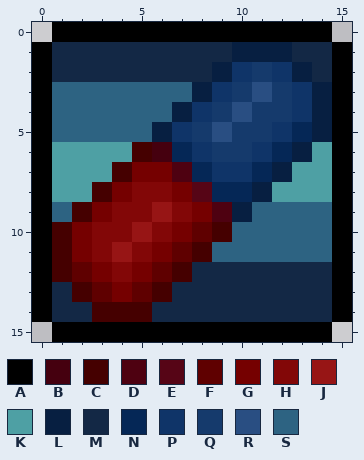
A pixel-art sprite gets an edit: Buffs/Pills.png. The first picture shows the starting point.
The file is 32x32 pixels, drawn in blocks of 2x2; one block is one cell here. Colours within 5 levels of each other are drawn and written as one.
Palette (. is transparent): A #000000  B #45000f  C #450000  D #4e0111  E #560516  F #5f0000  G #750000  H #820707  J #971515  K #4ea0a4  L #071f41  M #132845  N #052756  P #0f3468  Q #153a6c  R #294e82  S #2d6382
Now the later version:
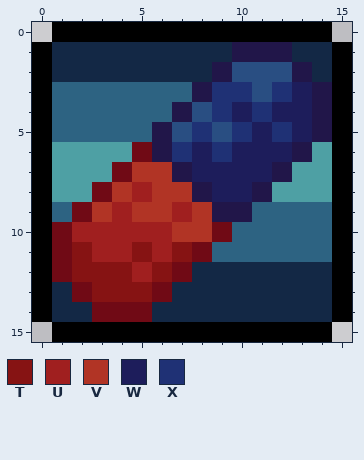
Colours new in this view: T #861313  U #a01f1f  V #b13425  W #1d1d5b  X #1f3175
Difference:
Colour C changes from #450000 to #700a15.
Colour L changes from #071f41 to #211649.
Colour L replaces colour B in row 6 at x 6.
Colour L replaces colour D in row 7 at x 7; in row 9 at x 9.
Colour L replaces colour E in row 8 at x 8.
Colour R replaces colour P in row 2 at x 10 and 12; in row 4 at x 8; in row 5 at x 7.
Colour R replaces colour Q in row 2 at x 11.
Colour T replaces colour F in row 11 at x 7; in row 12 at x 2 and 6; in row 13 at x 3 and 5.
Colour T replaces colour G in row 11 at x 2; in row 12 at x 3; in row 13 at x 4.
Colour T replaces colour H in row 11 at x 5; in row 12 at x 4.
Colour U replaces colour G in row 10 at x 2; in row 11 at x 6; in row 12 at x 5.
Colour U replaces colour H in row 8 at x 5; in row 9 at x 4 and 7; in row 10 at x 3 to 4 and 6; in row 11 at x 3.
Colour U replaces colour J in row 10 at x 5; in row 11 at x 4.
Colour V replaces colour F in row 10 at x 8.
Colour V replaces colour G in row 7 at x 5 to 6; in row 8 at x 4 and 7; in row 9 at x 3 and 8; in row 10 at x 7.
Colour V replaces colour H in row 8 at x 6; in row 9 at x 5.
Colour V replaces colour J in row 9 at x 6.
Colour W replaces colour N in row 5 at x 13; in row 6 at x 12; in row 7 at x 8 and 11; in row 8 at x 9 to 10.
Colour W replaces colour P in rows 3 to 4 at x 13; in row 6 at x 8 and 11; in row 7 at x 9 to 10.
Colour W replaces colour Q in row 4 at x 12; in row 5 at x 11; in row 6 at x 10.
Colour W replaces colour R in row 4 at x 10.
Colour X replaces colour N in row 6 at x 7.
Colour X replaces colour P in row 3 at x 9; in row 5 at x 12.
Colour X replaces colour Q in row 3 at x 10 and 12; in row 4 at x 9 and 11; in row 5 at x 8 and 10; in row 6 at x 9.
Where, in picture pixels (left, top, right, bottom), the same in both pictures:
changed: (52, 42, 332, 322)
